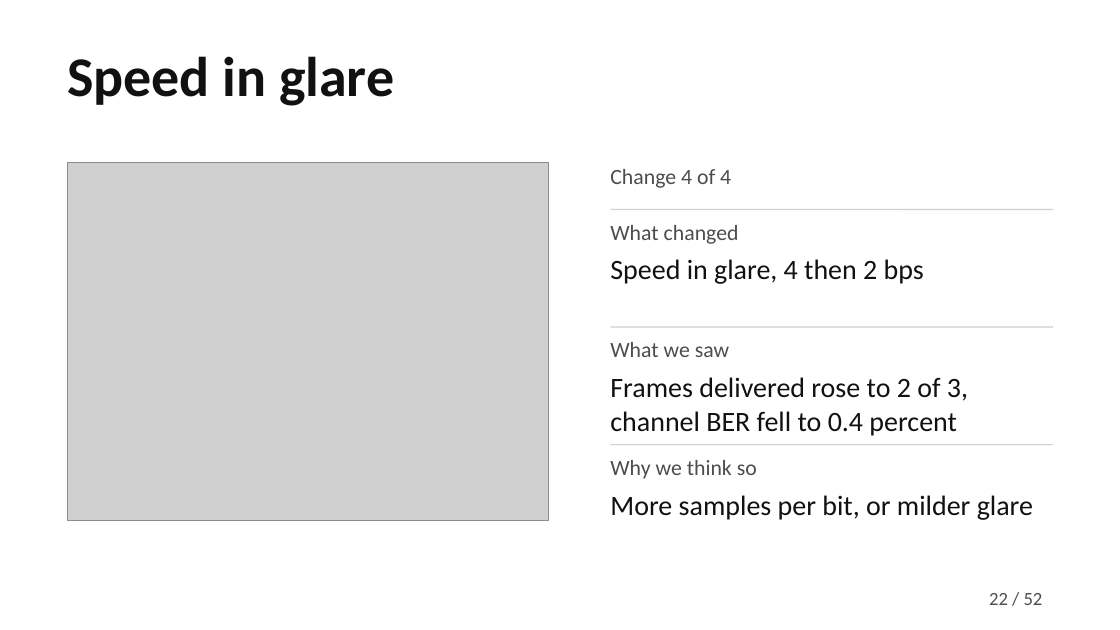
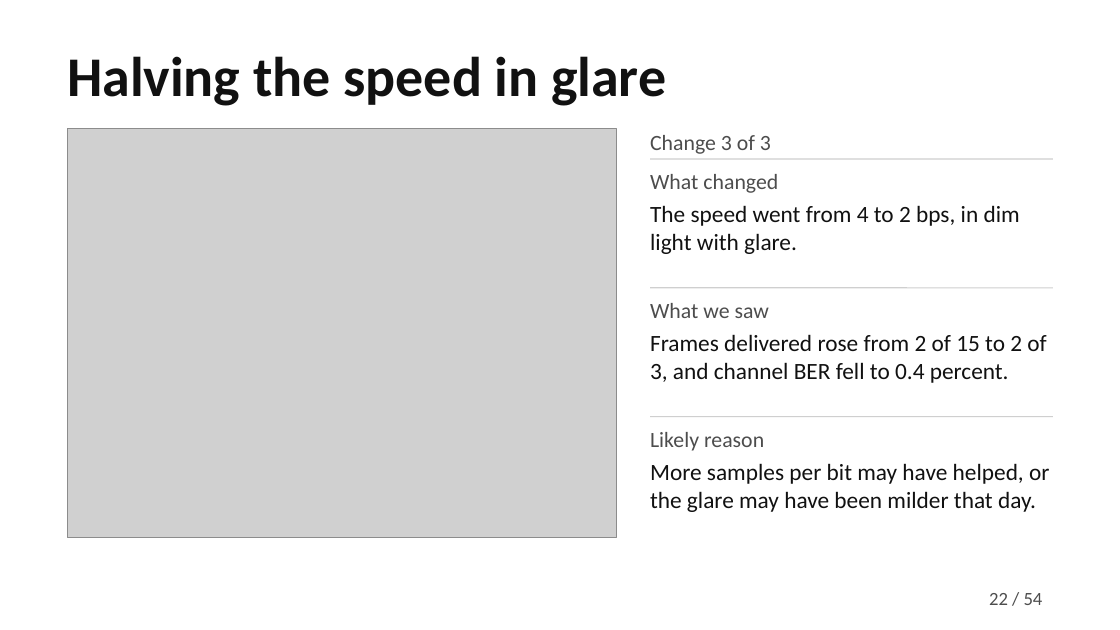
Before and after one commit to MuhammadMaazA/SamplingCW, a slide deck: slide 22 of presentation/gridlink-presentation.pptx. Drawn at 1120x630 pixels with LibreOffice and Linux fonts; fonts in the diff are those of the drawing; grey boxes stand for pictures. Boxes give left, top, right and bottom in pixels: in the first picture for what was removed or moved away, otherwise in the second. Text is boxed around its words. In the diff, an @@ line names an element or a change of style, - is before the commit and + after.

```diff
--- a/presentation/gridlink-presentation.pptx
+++ b/presentation/gridlink-presentation.pptx
@@ title at [67, 56, 666, 106]: text changed @@
-Speed in glare
+Halving the speed in glare
@@ picture: place and size @@
-picture at [67, 162, 549, 521]
+picture at [67, 129, 616, 538]
@@ text at [650, 135, 771, 154]: text changed @@
-Change 4 of 4
+Change 3 of 3
@@ text "What changed": place and size @@
-text "What changed" at [610, 225, 739, 244]
+text "What changed" at [650, 174, 778, 193]
@@ line moved from (610, 209) - (1053, 209) to (650, 159) - (1053, 159) @@
@@ text at [650, 205, 1020, 254]: text changed; size 18 to 15 pt @@
-Speed in glare, 4 then 2 bps
+The speed went from 4 to 2 bps, in dim light with glare.
@@ text "What we saw": place and size @@
-text "What we saw" at [610, 342, 729, 357]
+text "What we saw" at [650, 303, 769, 318]
@@ line moved from (610, 327) - (1053, 327) to (650, 288) - (1053, 288) @@
@@ text at [650, 334, 1046, 383]: text changed; size 18 to 15 pt @@
-Frames delivered rose to 2 of 3, channel BER fell to 0.4 percent
+Frames delivered rose from 2 of 15 to 2 of 3, and channel BER fell to 0.4 percent.
@@ line moved from (610, 445) - (1053, 445) to (650, 417) - (1053, 417) @@
@@ text at [650, 432, 764, 451]: text changed @@
-Why we think so
+Likely reason
@@ text at [650, 463, 1049, 512]: text changed; size 18 to 15 pt @@
-More samples per bit, or milder glare
+More samples per bit may have helped, or the glare may have been milder that day.
@@ text at [1024, 593, 1043, 605]: text changed @@
-/ 52
+/ 54
```
Also in this commit, not shown: 40 other slides changed, 13 slides added, 11 slides removed, 42 other files.
